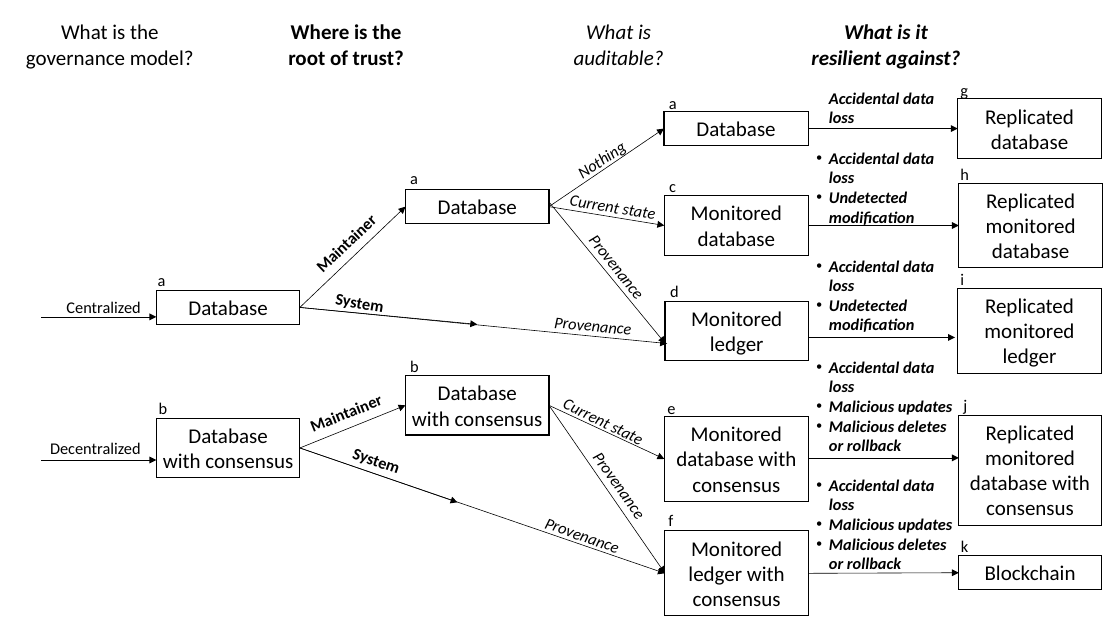
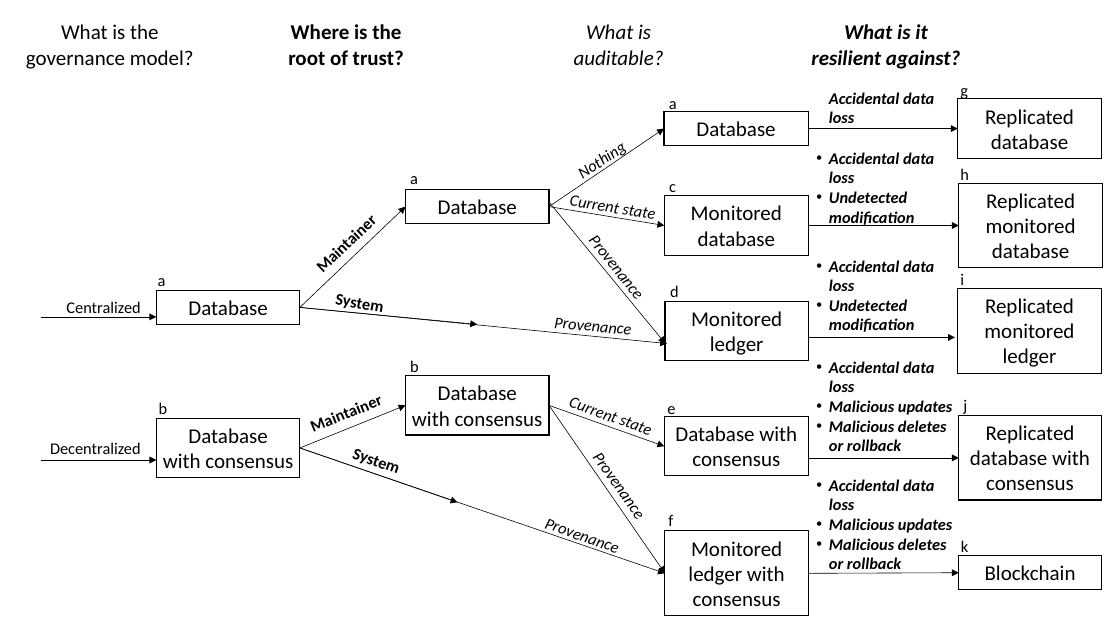
Before and after one commit to MadibaGroup/2017-Blockchain-SoK, a slide deck: slide 1 of paper/figures/BlockchainFlowchart.pptx. Drawn at 1120x630 pixels with LibreOffice and Linux fonts; fonts in the diff are those of the drawing. Boxes give left, top, right and bottom in pixels: in the first picture for what was removed or moved away, otherwise in the second. Text is boxed around its words. In the diff, an @@ line names an element or a change of style, - is before the commit and + after.

```diff
--- a/paper/figures/BlockchainFlowchart.pptx
+++ b/paper/figures/BlockchainFlowchart.pptx
@@ text "Current state" at bbox=[539, 378, 684, 454]: rotation 26 to 19 degrees @@
@@ arrow moved from (549, 406) - (665, 459) to (549, 406) - (665, 446) @@
@@ rectangle "Database with consensus": place and size @@
-rectangle "Database with consensus" at bbox=[665, 417, 809, 502]
+rectangle "Database with consensus" at bbox=[665, 417, 809, 476]
@@ rectangle "Replicated database with consensus": place and size @@
-rectangle "Replicated database with consensus" at bbox=[960, 415, 1102, 525]
+rectangle "Replicated database with consensus" at bbox=[960, 415, 1102, 500]
@@ text in rectangle at bbox=[675, 426, 797, 466]: text changed @@
-Monitored database with
-consensus
+Database with
+consensus
@@ text in rectangle at bbox=[970, 425, 1090, 490]: text changed @@
-Replicated monitored database with consensus
+Replicated database with consensus
```
Also in this commit, not shown: 2 other files.
